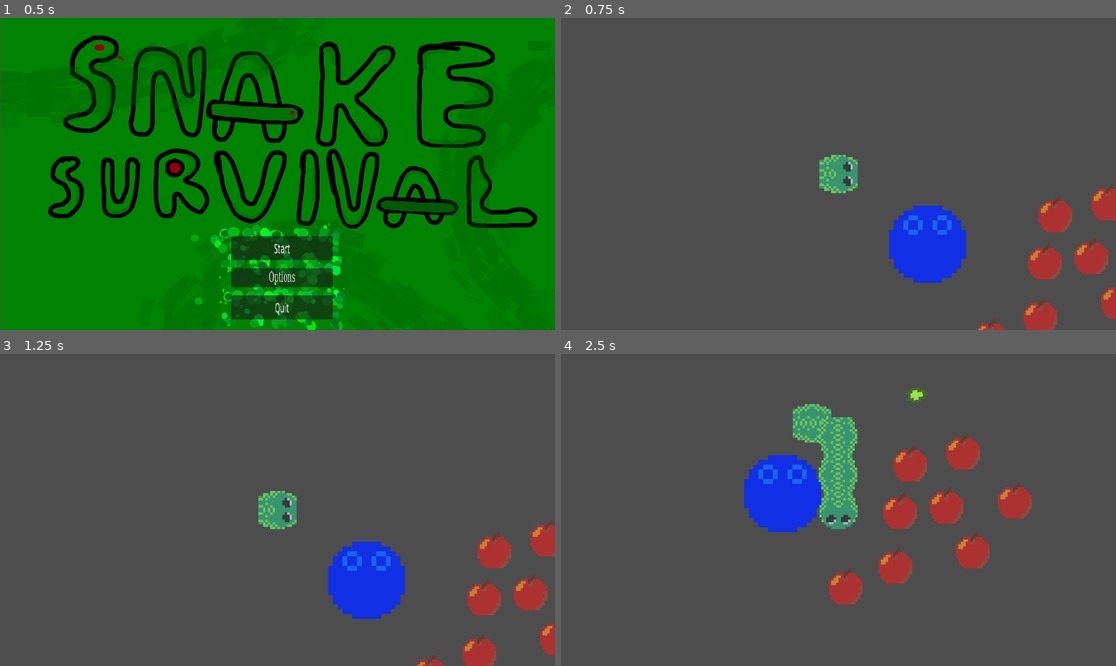
Above: before the commit, frames 1-4 (two rows, left to right).
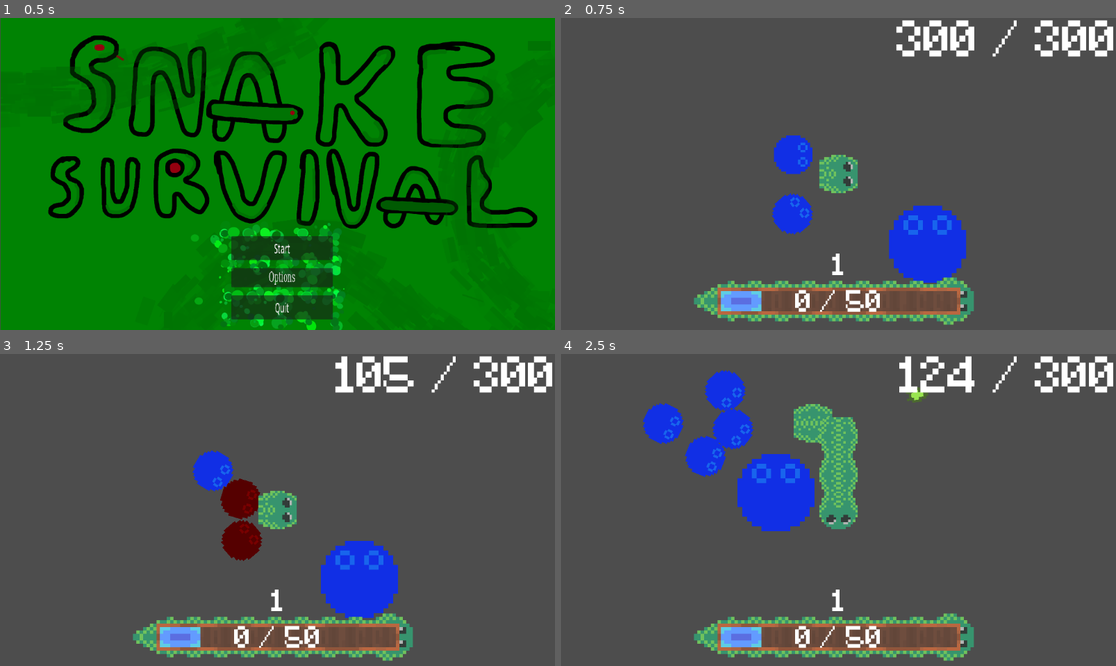
Above: after the commit, the same moments.

Repository: EdWinMaster0/ProjectSnake
Game: Godot game, scene res://scenes/Menu.tscn
Same seed, same stepped clock (60 frames per second), same inputs: the game is played once before the commit and once after it.
Inputs (mouse positions are in pixels of both pictures, inside the frame that each line leads up to):
- Up to frame 1 (0.5 s): no input
- Up to frame 2 (0.75 s): click "Start" at 0.5 s
- Up to frame 3 (1.25 s): no input
- Up to frame 4 (2.5 s): move the mouse to (960, 494) at 1.27 s; hold D (Right) 1.28-2.03 s; tap Space (Action) at 1.35, 2.1 s; move the mouse to (727, 525) at 2.02 s; hold S (Down) from 2.03 s (still down)

Frame 1 is identical in both runs. In frame 2, 11% of the frame differs, in the area x 23-100%, y 0-100%; in frame 3, 13%; in frame 4, 15%, in the area x 14-100%, y 0-99%.

Commit message:
Add files via upload

Diff:
--- a/snake-survivors/global_variables.gd
+++ b/snake-survivors/global_variables.gd
@@ -1,9 +1,12 @@
 extends Node
 
 @export var health = 300
+@export var max_health = 300
 @export var exp = 0
 @export var level = 1
 @export var exp_cap = 50
+@export var defense = 1
+@export var hps_regen = 20 #how much health every 60 frames
 
 # Called when the node enters the scene tree for the first time.
 func _ready() -> void:
--- a/snake-survivors/project.godot
+++ b/snake-survivors/project.godot
@@ -55,6 +55,12 @@
 ]
 }
 
+[layer_names]
+
+2d_physics/layer_1="player"
+2d_physics/layer_2="bullet"
+2d_physics/layer_3="enemy"
+
 [rendering]
 
 textures/canvas_textures/default_texture_filter=0
--- a/snake-survivors/scenes/Enemy.tscn
+++ b/snake-survivors/scenes/Enemy.tscn
@@ -1,11 +1,18 @@
-[gd_scene load_steps=3 format=3 uid="uid://buo1luci0ugne"]
+[gd_scene load_steps=5 format=3 uid="uid://buo1luci0ugne"]
 
 [ext_resource type="Texture2D" uid="uid://5epcyefp6kfd" path="res://assets/Sprite-0001.png" id="1_8qms3"]
+[ext_resource type="Script" path="res://scenes/enemy.gd" id="1_swfbk"]
 
 [sub_resource type="CircleShape2D" id="CircleShape2D_ikmoj"]
 radius = 40.05
 
+[sub_resource type="CircleShape2D" id="CircleShape2D_fgxm1"]
+radius = 57.0789
+
 [node name="Enemy" type="CharacterBody2D"]
+collision_layer = 5
+collision_mask = 4
+script = ExtResource("1_swfbk")
 
 [node name="Sprite2D" type="Sprite2D" parent="."]
 rotation = 1.5708
@@ -17,3 +24,16 @@
 
 [node name="CollisionShape2D" type="CollisionShape2D" parent="."]
 shape = SubResource("CircleShape2D_ikmoj")
+
+[node name="Hurtbox" type="Area2D" parent="."]
+collision_layer = 4
+collision_mask = 3
+
+[node name="CollisionShape2D" type="CollisionShape2D" parent="Hurtbox"]
+shape = SubResource("CircleShape2D_fgxm1")
+
+[node name="Timer" type="Timer" parent="Hurtbox"]
+
+[connection signal="body_entered" from="Hurtbox" to="." method="_on_hurtbox_body_entered"]
+[connection signal="body_exited" from="Hurtbox" to="." method="_on_hurtbox_body_exited"]
+[connection signal="timeout" from="Hurtbox/Timer" to="." method="_on_timer_timeout"]
--- a/snake-survivors/scenes/Map1.tscn
+++ b/snake-survivors/scenes/Map1.tscn
@@ -1,15 +1,17 @@
-[gd_scene load_steps=11 format=3 uid="uid://dtcq8mxjfvyid"]
+[gd_scene load_steps=15 format=3 uid="uid://dtcq8mxjfvyid"]
 
 [ext_resource type="Script" path="res://scenes/main_map_1.gd" id="1_2tae0"]
 [ext_resource type="Script" path="res://player_movement.gd" id="1_rhkjq"]
 [ext_resource type="Texture2D" uid="uid://5epcyefp6kfd" path="res://assets/Sprite-0001.png" id="2_bejli"]
 [ext_resource type="Script" path="res://movespritetopositionyouwanttosee_script.gd" id="3_amgmp"]
-[ext_resource type="PackedScene" uid="uid://bibel2bcyq8qj" path="res://scenes/Exp.tscn" id="5_3es2m"]
 [ext_resource type="Texture2D" uid="uid://bumg80kq5yst" path="res://assets/Sprite-0003.png" id="6_4e3i7"]
 [ext_resource type="Texture2D" uid="uid://dy1ssnj0pn7tm" path="res://assets/Sprite-0002.png" id="7_8g0k3"]
+[ext_resource type="Script" path="res://scenes/progress.gd" id="8_2gyd6"]
+[ext_resource type="Script" path="res://scenes/ui_hp.gd" id="9_7rcld"]
+[ext_resource type="FontFile" uid="uid://ndx3qbx36s7p" path="res://assets/Minecraft.ttf" id="9_uaps2"]
 
 [sub_resource type="CircleShape2D" id="CircleShape2D_67wbe"]
-radius = 34.0
+radius = 41.3038
 
 [sub_resource type="CircleShape2D" id="CircleShape2D_yjjee"]
 radius = 34.0
@@ -17,11 +19,20 @@
 [sub_resource type="CircleShape2D" id="CircleShape2D_hpr6u"]
 radius = 82.2982
 
+[sub_resource type="LabelSettings" id="LabelSettings_6quj2"]
+font = ExtResource("9_uaps2")
+font_size = 60
+
+[sub_resource type="LabelSettings" id="LabelSettings_7swuf"]
+font = ExtResource("9_uaps2")
+font_size = 100
+
 [node name="Map1" type="Node2D"]
 script = ExtResource("1_2tae0")
 
 [node name="Player" type="CharacterBody2D" parent="."]
 position = Vector2(75, 0)
+collision_layer = 13
 script = ExtResource("1_rhkjq")
 
 [node name="Sprite2D" type="Sprite2D" parent="Player"]
@@ -35,6 +46,8 @@
 [node name="Camera2D" type="Camera2D" parent="Player"]
 
 [node name="Area2D" type="Area2D" parent="Player"]
+collision_layer = 4
+collision_mask = 4
 
 [node name="CollisionShape2D" type="CollisionShape2D" parent="Player/Area2D"]
 shape = SubResource("CircleShape2D_67wbe")
@@ -46,6 +59,7 @@
 position = Vector2(31, 0)
 
 [node name="MoveToPos_Debug" type="Sprite2D" parent="."]
+visible = false
 position = Vector2(105, 0)
 texture = ExtResource("2_bejli")
 hframes = 4
@@ -66,6 +80,8 @@
 
 [node name="CharacterBody2D" type="CharacterBody2D" parent="."]
 position = Vector2(260, 146)
+collision_layer = 0
+collision_mask = 0
 
 [node name="CollisionShape2D" type="CollisionShape2D" parent="CharacterBody2D"]
 shape = SubResource("CircleShape2D_hpr6u")
@@ -77,43 +93,83 @@
 vframes = 20
 frame = 4
 
-[node name="Exp" parent="." instance=ExtResource("5_3es2m")]
-position = Vector2(504, 184)
-
-[node name="Exp2" parent="." instance=ExtResource("5_3es2m")]
-position = Vector2(391, 341)
-
-[node name="Exp3" parent="." instance=ExtResource("5_3es2m")]
-position = Vector2(635, 61)
-
-[node name="Exp4" parent="." instance=ExtResource("5_3es2m")]
-position = Vector2(655, 266)
-
-[node name="Exp5" parent="." instance=ExtResource("5_3es2m")]
-position = Vector2(600, 173)
-
-[node name="Exp6" parent="." instance=ExtResource("5_3es2m")]
-position = Vector2(494, 298)
-
-[node name="Exp7" parent="." instance=ExtResource("5_3es2m")]
-position = Vector2(525, 86)
-
-[node name="Exp8" parent="." instance=ExtResource("5_3es2m")]
-position = Vector2(742, 163)
-
 [node name="UI" type="CanvasLayer" parent="."]
 
-[node name="TextureProgressBar" type="TextureProgressBar" parent="UI"]
-visible = false
-texture_repeat = 2
-anchors_preset = 12
+[node name="ProgressBorder" type="NinePatchRect" parent="UI"]
+anchors_preset = 7
+anchor_left = 0.5
 anchor_top = 1.0
-anchor_right = 1.0
+anchor_right = 0.5
 anchor_bottom = 1.0
-offset_top = -89.0
+offset_left = -314.0
+offset_top = -116.0
+offset_right = -224.0
+offset_bottom = -99.9999
 grow_horizontal = 2
 grow_vertical = 0
-size_flags_vertical = 8
-nine_patch_stretch = true
-texture_under = ExtResource("6_4e3i7")
-texture_progress = ExtResource("7_8g0k3")
+scale = Vector2(7, 7)
+size_flags_horizontal = 4
+texture = ExtResource("6_4e3i7")
+region_rect = Rect2(0, 0, 48, 16)
+patch_margin_left = 16
+patch_margin_right = 16
+axis_stretch_horizontal = 1
+
+[node name="Progress" type="NinePatchRect" parent="UI/ProgressBorder"]
+layout_mode = 0
+offset_right = 90.0
+offset_bottom = 16.0
+size_flags_horizontal = 4
+texture = ExtResource("7_8g0k3")
+region_rect = Rect2(0, 0, 48, 16)
+patch_margin_left = 16
+patch_margin_right = 16
+axis_stretch_horizontal = 1
+script = ExtResource("8_2gyd6")
+
+[node name="Exp" type="Label" parent="UI"]
+anchors_preset = 7
+anchor_left = 0.5
+anchor_top = 1.0
+anchor_right = 0.5
+anchor_bottom = 1.0
+offset_left = -104.0
+offset_top = -106.0
+offset_right = 104.0
+grow_horizontal = 2
+grow_vertical = 0
+text = "asd"
+label_settings = SubResource("LabelSettings_6quj2")
+horizontal_alignment = 1
+vertical_alignment = 1
+
+[node name="Level" type="Label" parent="UI/Exp"]
+layout_mode = 1
+anchors_preset = 7
+anchor_left = 0.5
+anchor_top = 1.0
+anchor_right = 0.5
+anchor_bottom = 1.0
+offset_left = -104.0
+offset_top = -182.0
+offset_right = 104.0
+offset_bottom = -76.0
+grow_horizontal = 2
+grow_vertical = 0
+text = "asd"
+label_settings = SubResource("LabelSettings_6quj2")
+horizontal_alignment = 1
+vertical_alignment = 1
+
+[node name="Hp" type="Label" parent="UI"]
+anchors_preset = 1
+anchor_left = 1.0
+anchor_right = 1.0
+offset_left = -656.0
+offset_bottom = 111.0
+grow_horizontal = 0
+text = "asd"
+label_settings = SubResource("LabelSettings_7swuf")
+horizontal_alignment = 2
+vertical_alignment = 1
+script = ExtResource("9_7rcld")
--- a/snake-survivors/scenes/main_map_1.gd
+++ b/snake-survivors/scenes/main_map_1.gd
@@ -1,8 +1,14 @@
 extends Node2D
 
-@export var spawn_rate = 10
+@export var enemy_spawn_rate = 1.0
+@export var max_enemy_count = 10
+@export var exp_spawn_rate = 10.0
+@export var max_exp_count = 3
+var enemies =[]
+var exps =[]
 var enemy_scene = preload("res://scenes/Enemy.tscn")
 var exp_scene = preload("res://scenes/Exp.tscn")
+var counter = 0
 
 # Called when the node enters the scene tree for the first time.
 func _ready() -> void:
@@ -11,4 +17,16 @@
 
 # Called every frame. 'delta' is the elapsed time since the previous frame.
 func _process(delta: float) -> void:
-	pass
+	if randf_range(0, 100) < enemy_spawn_rate and enemies.size() <= max_enemy_count:
+		var e = enemy_scene.instantiate()
+		enemies.append(e)
+		call_deferred("add_child", e)
+		e.position = Vector2(randf_range(-100, 100), randf_range(-100, 100))
+	if GlobalVariables.health <= 0:
+		get_tree().change_scene_to_file("res://scenes/Death.tscn")
+	elif  GlobalVariables.health < GlobalVariables.max_health:
+		if counter >= 60/GlobalVariables.hps_regen:
+			GlobalVariables.health += 1
+			counter = 0
+		else:
+			counter +=1
